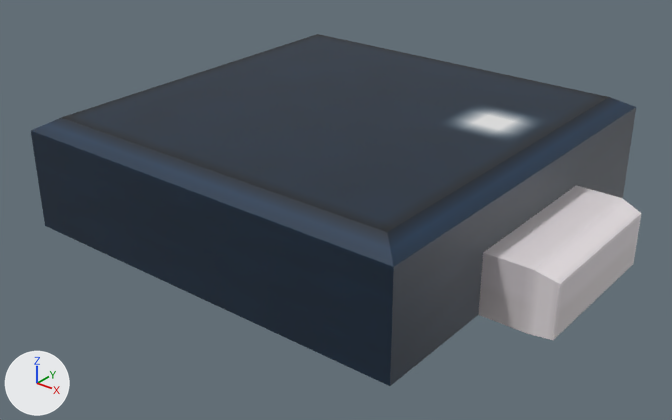
Before and after pictures for a commit that changed the Blender file src/main/resources/assets/eln/model/AnalogChips/AnalogChips.blend.
One viewpoint serves both versions: a 50 mm lens placed at (0.631, -0.803, 0.496), pointed at (0.022, -0.041, 0.024). Arrows for +X, +Y and +Z are at lower left; the lights stay in place.

Script lines for the objects in view, before the commit:
```python
me_case = bpy.data.meshes.new('Case')
me_case.from_pydata(...)  # 12 vertices, 9 faces; spans x -1.0..1.0, y -1.0..1.0, z -1.0..1.68
me_case.materials.append(mat_analogchips_png)  # picture img_analogchips_png
me_dff = bpy.data.meshes.new('DFF')
me_dff.from_pydata(...)  # 4 vertices, 1 face; spans x -0.9..0.9, y -0.9..0.9, z 1.28
me_dff.materials.append(mat_analogchips_png)  # picture img_analogchips_png
me_output = bpy.data.meshes.new('Output')
me_output.from_pydata(...)  # 12 vertices, 8 faces; spans x 0.5..1.29, y -1.0..1.0, z 0.0..1.4
me_output.materials.append(mat_analogchips_png)  # picture img_analogchips_png
ob_case = bpy.data.objects.new('Case', me_case)
ob_case.location = (0.0, 0.0, 0.05)
ob_case.scale = (0.25, 0.25, 0.05)
ob_dff = bpy.data.objects.new('DFF', me_dff)
ob_dff.location = (0.0, 0.0, 0.07)
ob_dff.scale = (0.25, 0.25, 0.05)
ob_output = bpy.data.objects.new('Output', me_output)
ob_output.location = (0.2, 0.0, 0.0)
ob_output.scale = (0.1, 0.1, 0.05)
```
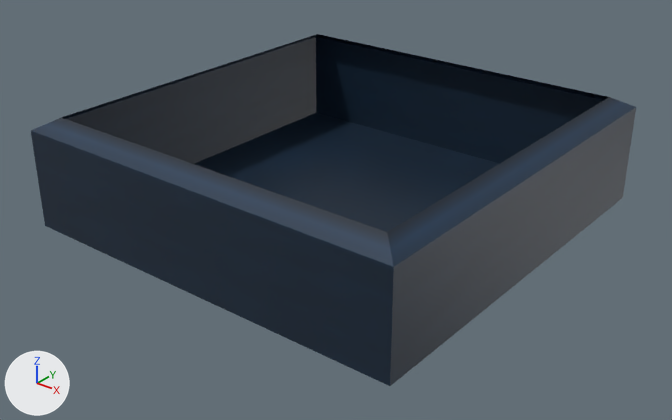
Changed parts and their boxes [x1, y1, x2, y2] in the pictures (672 x 420 px):
'DFF', deleted (blue): before [61, 34, 608, 232]
'Output', hidden: before [478, 185, 641, 340]

The change, as a list of edits to the scene's bpy script:
```text
Remove ob_dff:
    ob_dff = bpy.data.objects.new('DFF', me_dff)
    ob_dff.location = (0.0, 0.0, 0.07)
    ob_dff.scale = (0.25, 0.25, 0.05)
Change ob_output:
    add ob_output.hide_viewport = True
```
